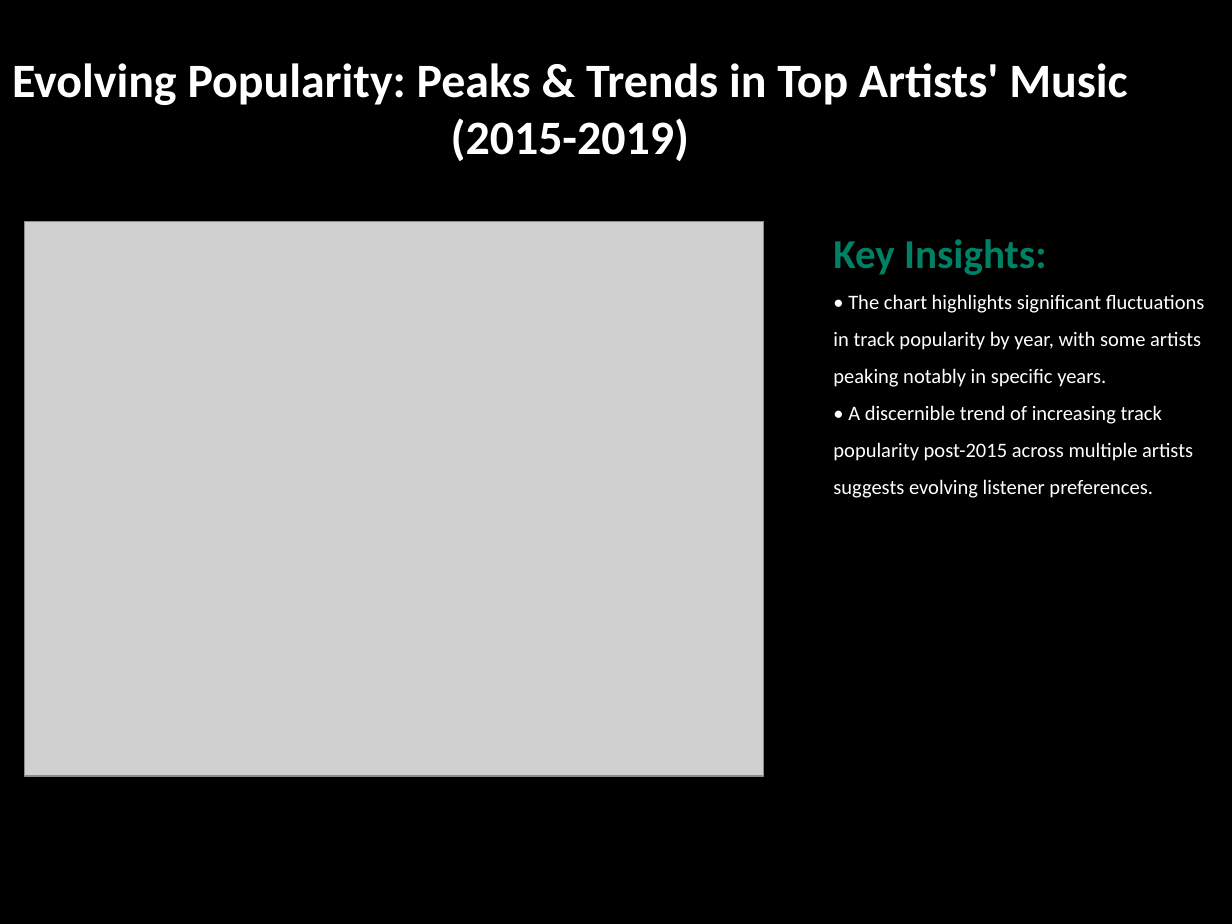
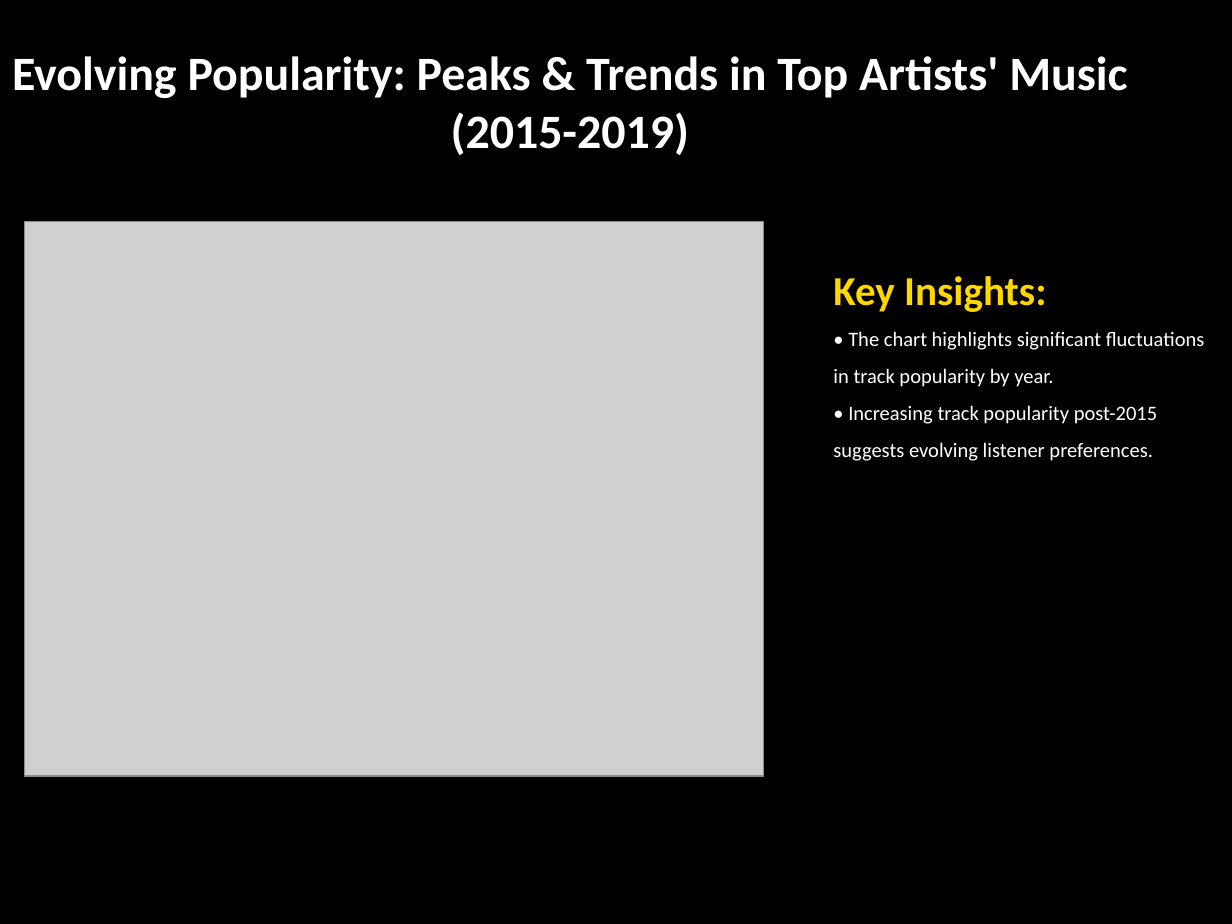
Before and after one commit to angel-jmy/ML-GenAI, a slide deck: slide 2 of Assistant Create/Promotional_Conference.pptx. Drawn at 1232x924 pixels with LibreOffice and Linux fonts; fonts in the diff are those of the drawing; grey boxes stand for pictures. Boxes give left, top, right and bottom in pixels: in the first picture for what was removed or moved away, otherwise in the second. Text is boxed around its words. In the diff, an @@ line names an element or a change of style, - is before the commit and + after.

```diff
--- a/Assistant Create/Promotional_Conference.pptx
+++ b/Assistant Create/Promotional_Conference.pptx
@@ text "Evolving Popularity: Peaks & Trends ...": place and size @@
-text "Evolving Popularity: Peaks & Trends ..." at (12,63,1127,161)
+text "Evolving Popularity: Peaks & Trends ..." at (12,56,1127,155)
@@ text "Key Insights:": place and size @@
-text "Key Insights:" at (833,239,1205,498)
+text "Key Insights:" at (833,276,1205,461)
@@ text at (833,276,1046,312): text colour #008064 to #FFD700 in "Key Insights:" @@
@@ text at (833,331,1205,461): text changed @@
-• The chart highlights significant fluctuations in track popularity by year, with some artists peaking notably in specific years.
-• A discernible trend of increasing track popularity post-2015 across multiple artists suggests evolving listener preferences.
+• The chart highlights significant fluctuations in track popularity by year.
+• Increasing track popularity post-2015 suggests evolving listener preferences.
```
Also in this commit, not shown: 1 slide added, 1 slide removed, 1 other file.
